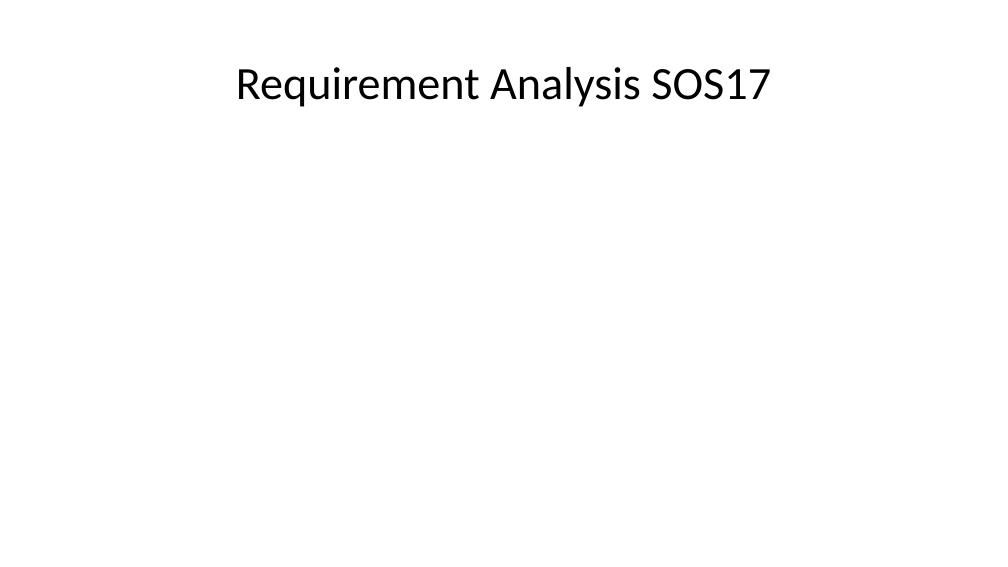
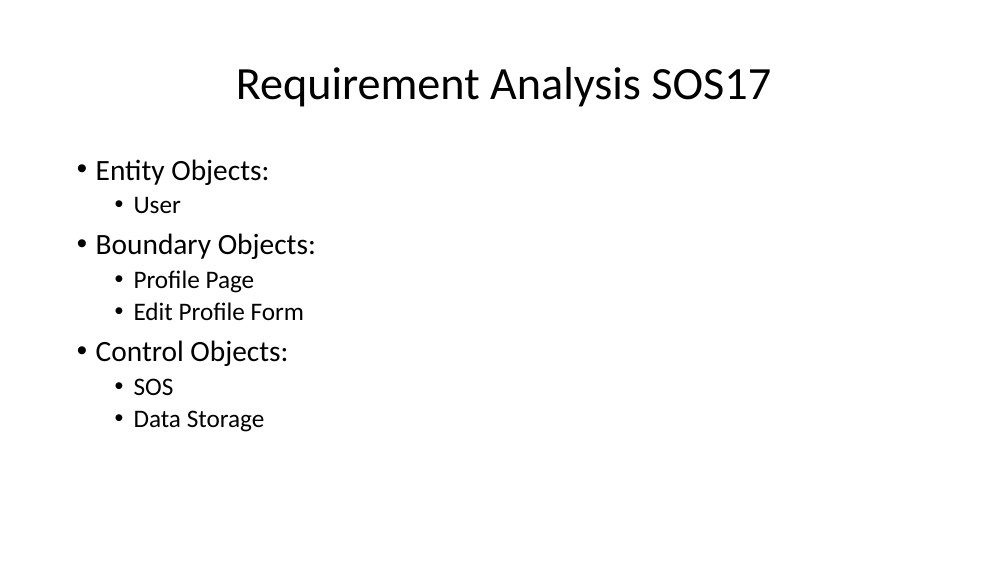
Before and after one commit to arocho032/CEN4010-Team-5, a slide deck: slide 12 of specifications/deliv1/SOS Deliverable 1 Presentation.pptx. Drawn at 1008x567 pixels with LibreOffice and Linux fonts; fonts in the diff are those of the drawing. Boxes give left, top, right and bottom in pixels: in the first picture for what was removed or moved away, otherwise in the second. Text is boxed around its words. In the diff, an @@ line names an element or a change of style, - is before the commit and + after.

```diff
--- a/specifications/deliv1/SOS Deliverable 1 Presentation.pptx
+++ b/specifications/deliv1/SOS Deliverable 1 Presentation.pptx
@@ text added at box(96, 159, 316, 432), 28 pt, text #000000 @@
+• Entity Objects:
+  • User
+• Boundary Objects:
+  • Profile Page
+  • Edit Profile Form
+• Control Objects:
+  • SOS
+  • Data Storage
```
Also in this commit, not shown: 4 other slides changed.
